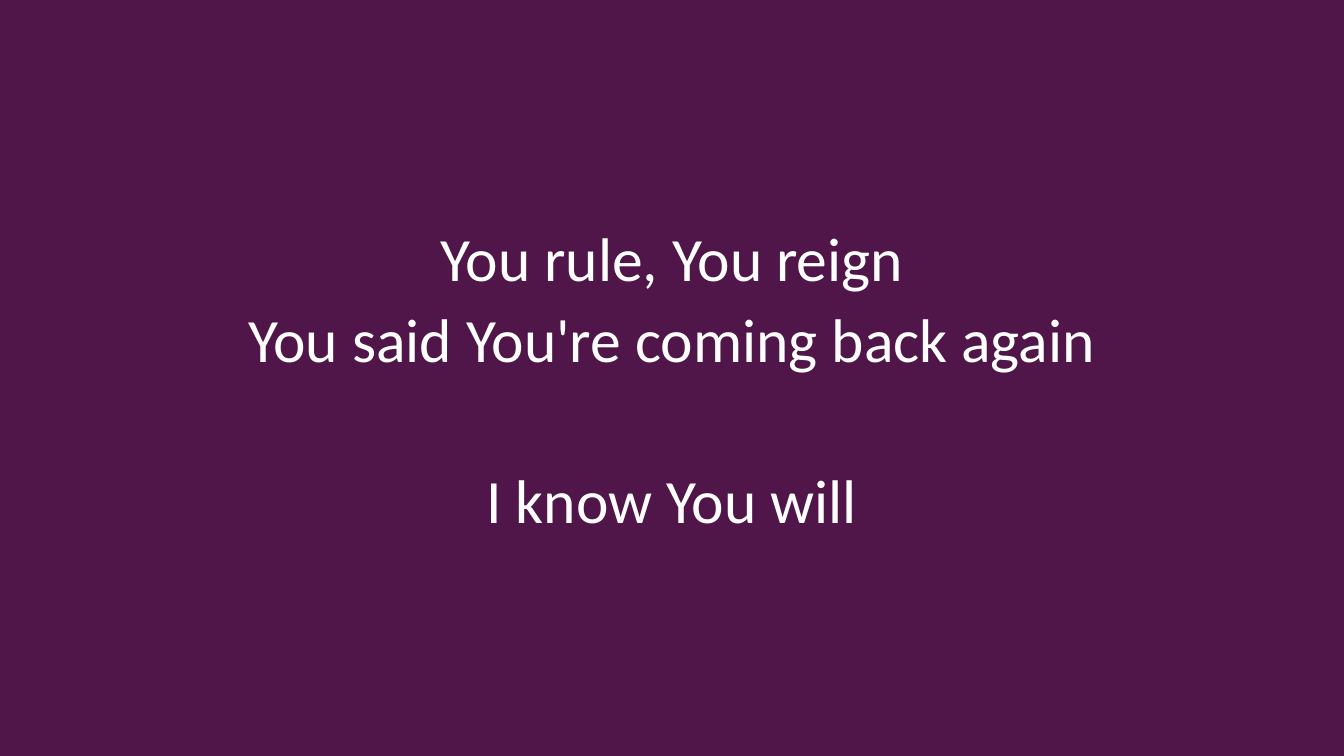
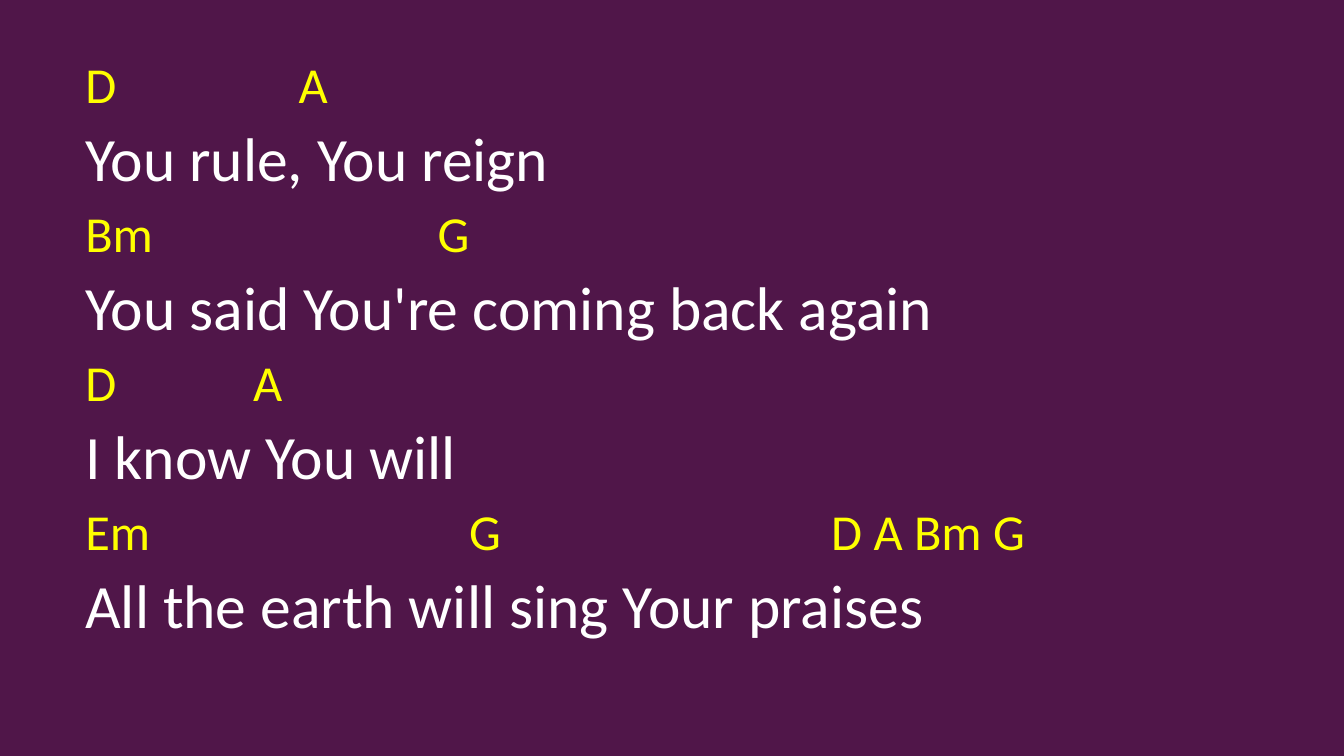
Before and after one commit to kendall412/worship, a slide deck: slide 3 of All The Earth Will Sing Your Praise_chords.pptx. Drawn at 1344x756 pixels with LibreOffice and Linux fonts; fonts in the diff are those of the drawing. Boxes give left, top, right and bottom in pixels: in the first picture for what was removed or moved away, otherwise in the second. Text is boxed around its words. In the diff, an @@ line names an element or a change of style, - is before the commit and + after.

```diff
--- a/All The Earth Will Sing Your Praise_chords.pptx
+++ b/All The Earth Will Sing Your Praise_chords.pptx
@@ subtitle at (x1=85, y1=70, x2=328, y2=103): paragraph added @@
+D A
@@ subtitle at (x1=85, y1=138, x2=932, y2=480): alignment centre to left @@
@@ subtitle at (x1=85, y1=219, x2=470, y2=253): paragraph added @@
+Bm G
@@ subtitle at (x1=85, y1=368, x2=282, y2=401): paragraph added @@
+D A
@@ subtitle at (x1=85, y1=517, x2=1025, y2=639): paragraphs added @@
+Em G D A Bm G
+All the earth will sing Your praises
```
Also in this commit, not shown: 5 other slides changed, 2 slides removed, 1 other file.
